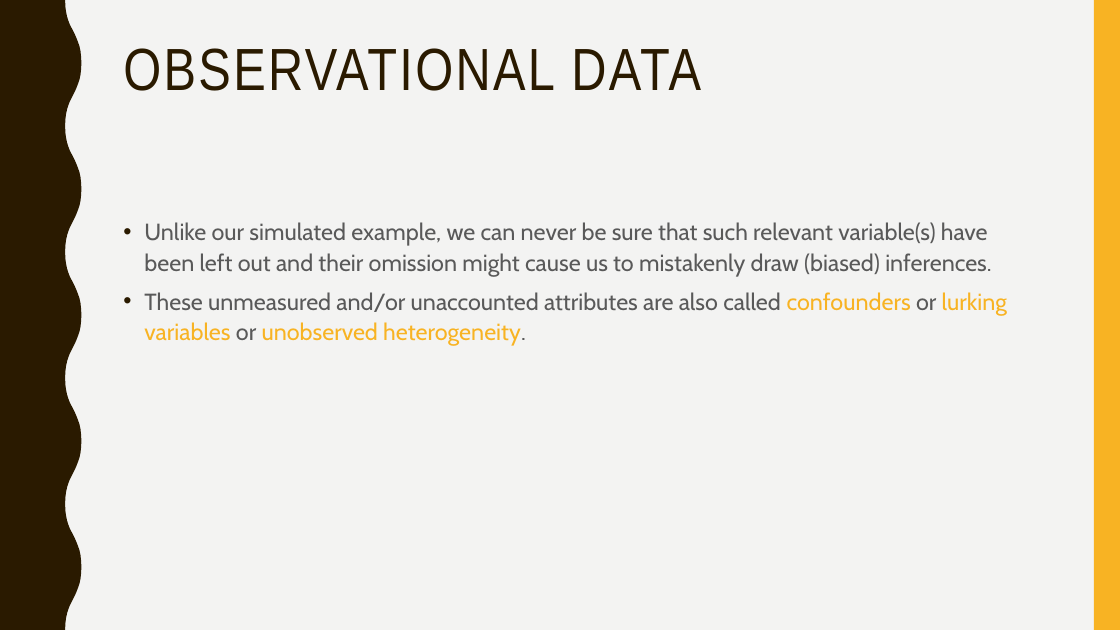
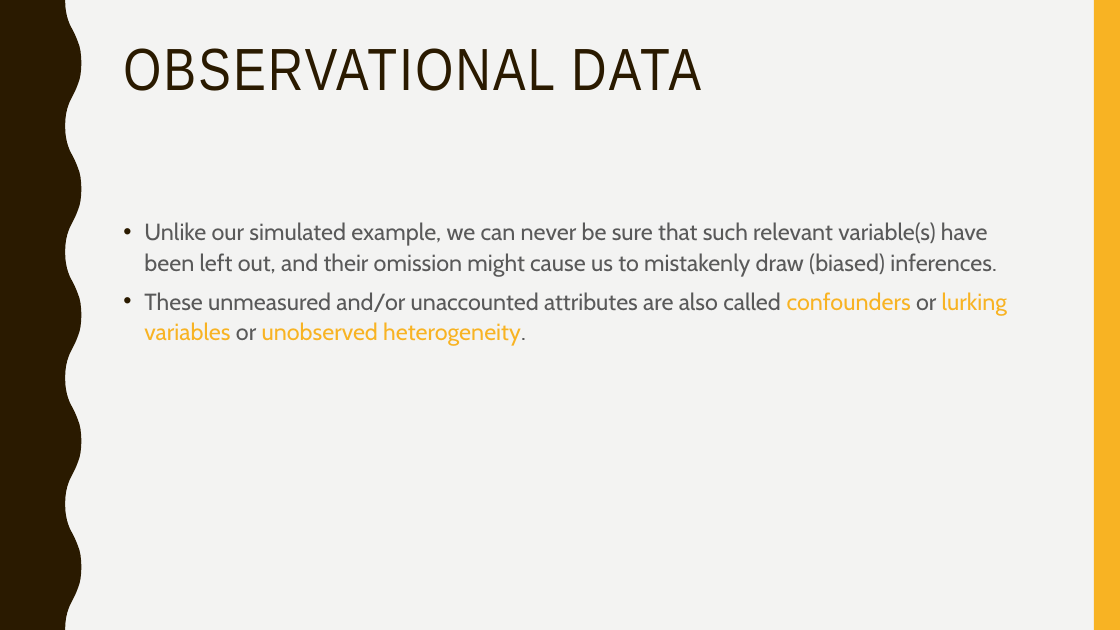
Before and after one commit to svallejovera/regression_ci, a slide deck: slide 22 of slide/3 Introduction to Causal Inference.pptx. Drawn at 1120x630 pixels with LibreOffice and Linux fonts; fonts in the diff are those of the drawing. Boxes give left, top, right and bottom in pixels: in the first picture for what was removed or moved away, otherwise in the second. Text is boxed around its words. In the diff, an @@ line names an element or a change of style, - is before the commit and + after.

```diff
--- a/slide/3 Introduction to Causal Inference.pptx
+++ b/slide/3 Introduction to Causal Inference.pptx
@@ text at (144,222,996,277): text changed @@
-• Unlike our simulated example, we can never be sure that such relevant variable(s) have been left out and their omission might cause us to mistakenly draw (biased) inferences.
+• Unlike our simulated example, we can never be sure that such relevant variable(s) have been left out, and their omission might cause us to mistakenly draw (biased) inferences.
```
Also in this commit, not shown: 2 other slides changed, 4 other files.
